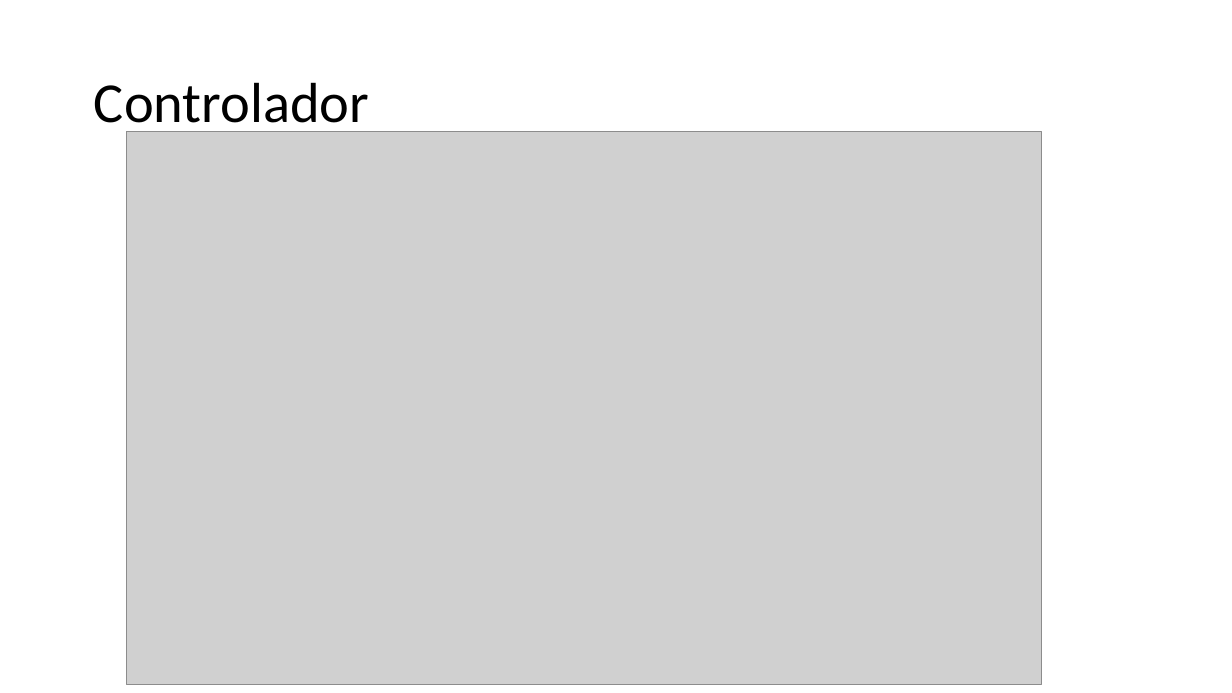
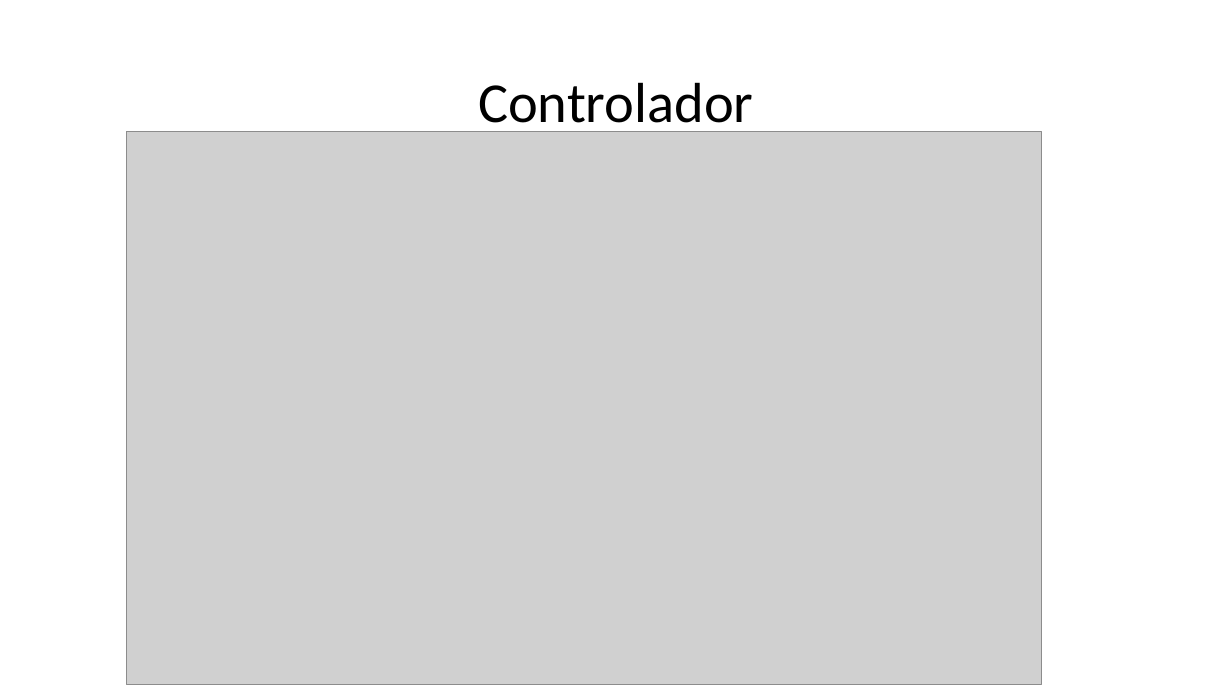
Before and after one commit to EmilioLdelaFuente/tfg, a slide deck: slide 9 of tfgPP.pptx. Drawn at 1232x693 pixels with LibreOffice and Linux fonts; fonts in the diff are those of the drawing; grey boxes stand for pictures. Boxes give left, top, right and bottom in pixels: in the first picture for what was removed or moved away, otherwise in the second. Text is boxed around its words. In the diff, an @@ line names an element or a change of style, - is before the commit and + after.

```diff
--- a/tfgPP.pptx
+++ b/tfgPP.pptx
@@ title "Controlador" at (478, 82, 753, 135): alignment left to centre @@
```
Also in this commit, not shown: 9 other slides changed, 2 slides added.
